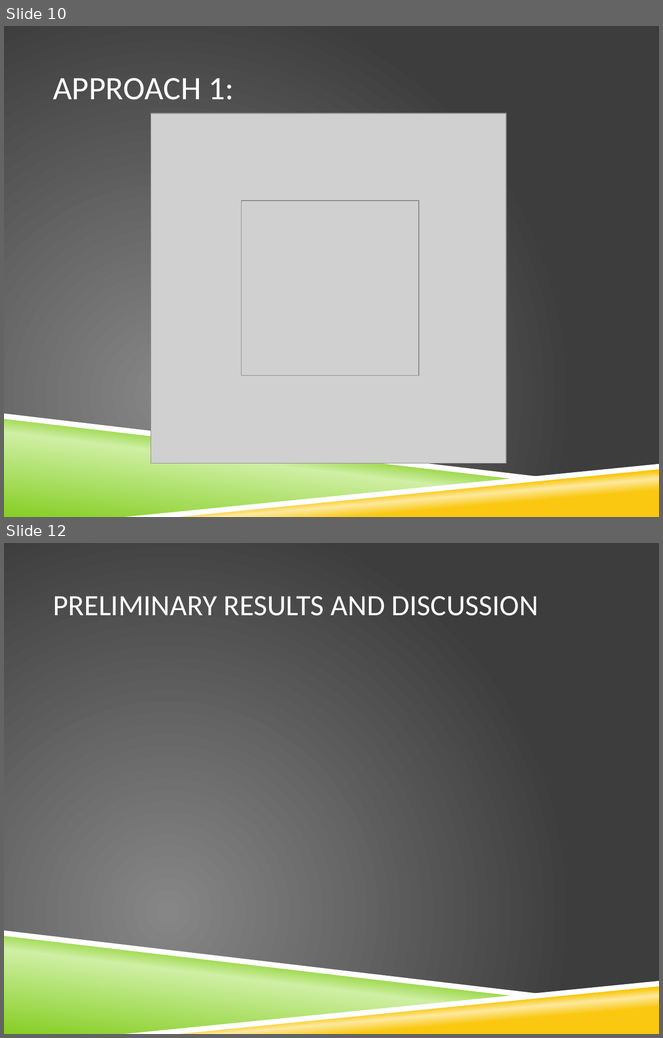
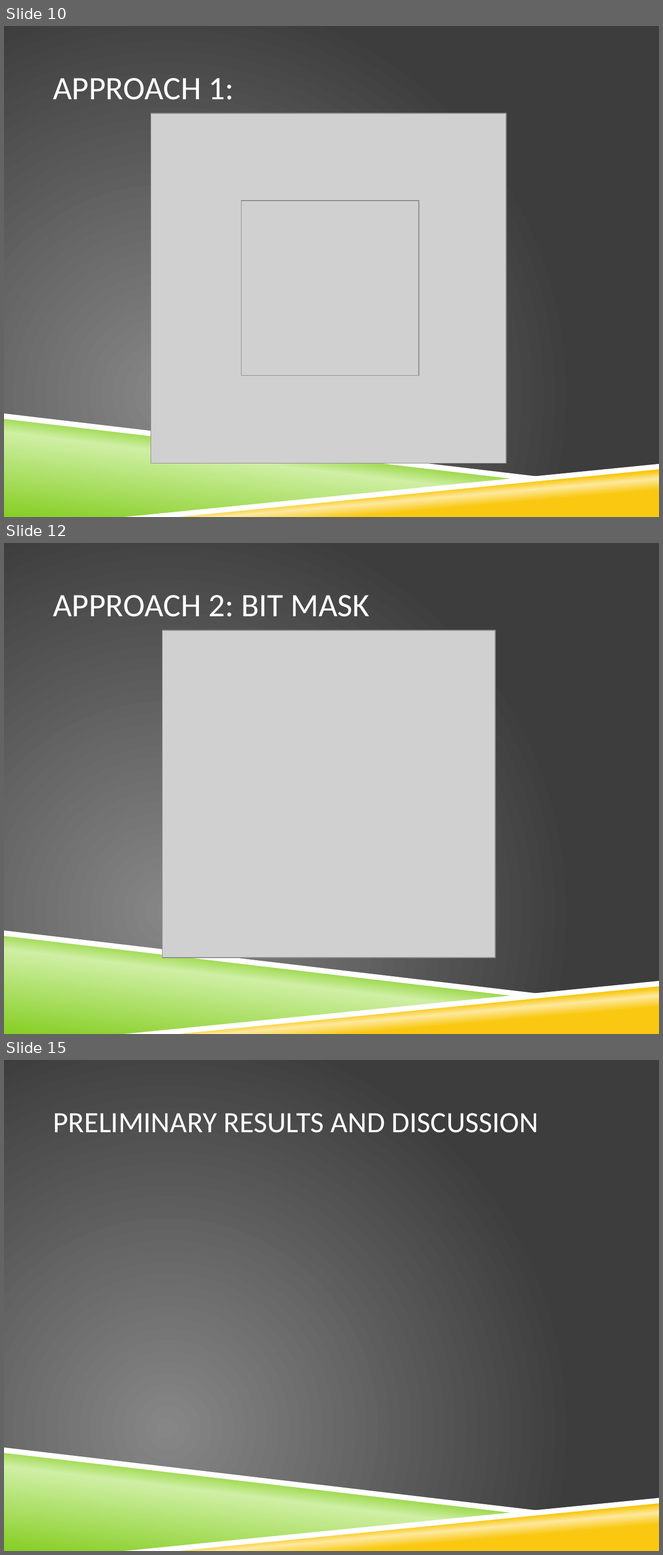
Before and after one commit to grpbwl/videoSteganography, a slide deck: results/CSE509_Video_Steganography.pptx. Shown one above the other, each under a label of ours: slides 10 and 12 before the commit, slides 10, 12 and 15 after it; the slides between them are not shown. The pictures are 663x1038 and 663x1555 pixels, drawn with LibreOffice and Linux fonts; fonts in the diff are those of the drawing; grey boxes stand for pictures; background and template pictures are left out. Boxes give left, top, right and bottom in pixels: in the first picture for what was removed or moved away, otherwise in the second. Text is boxed around its words. In the diff, an @@ line names an element or a change of style, - is before the commit and + after.

```diff
--- a/results/CSE509_Video_Steganography.pptx
+++ b/results/CSE509_Video_Steganography.pptx
@@ slide 12 added at <box>4,543,659,1034</box>, background picture (left out); not listed: 4 template elements that a slide beside it also shows @@
@@ title added at <box>53,595,370,617</box>, 36 pt, text #FFFFFF @@
+APPROACH 2: BIT MASK
@@ picture added at <box>163,630,495,958</box> @@
@@ what was slide 12 is now slide 15 @@
```
Also in this commit, not shown: 1 slide changed, 2 other slides added, 3 other files.
